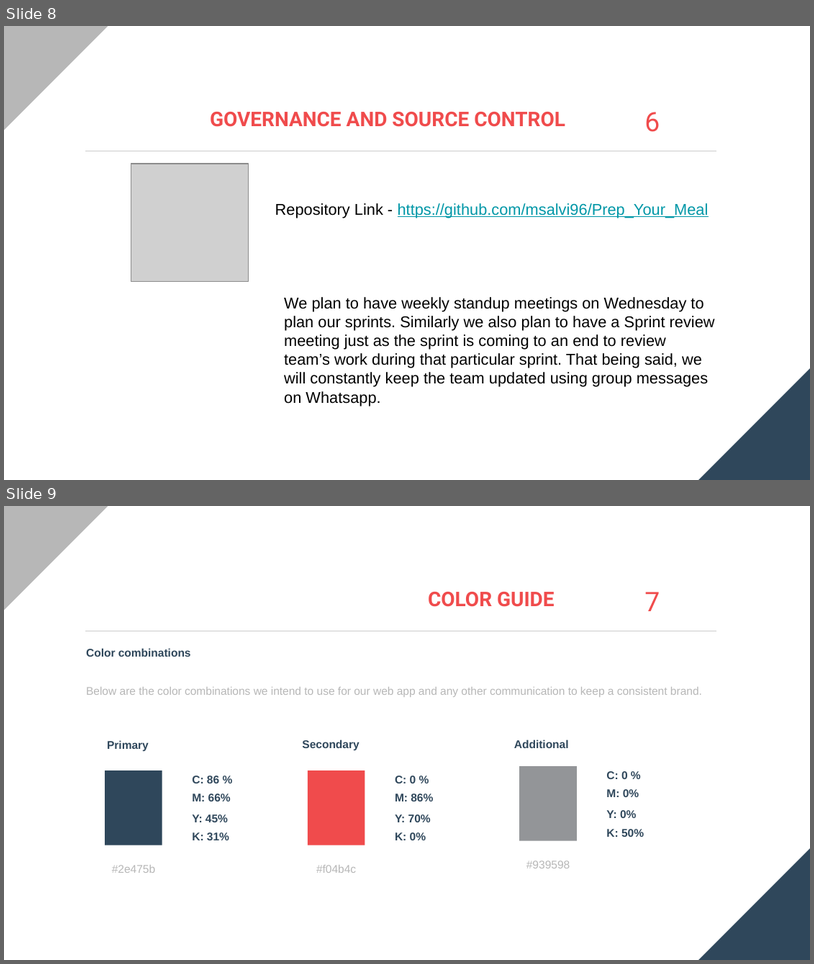
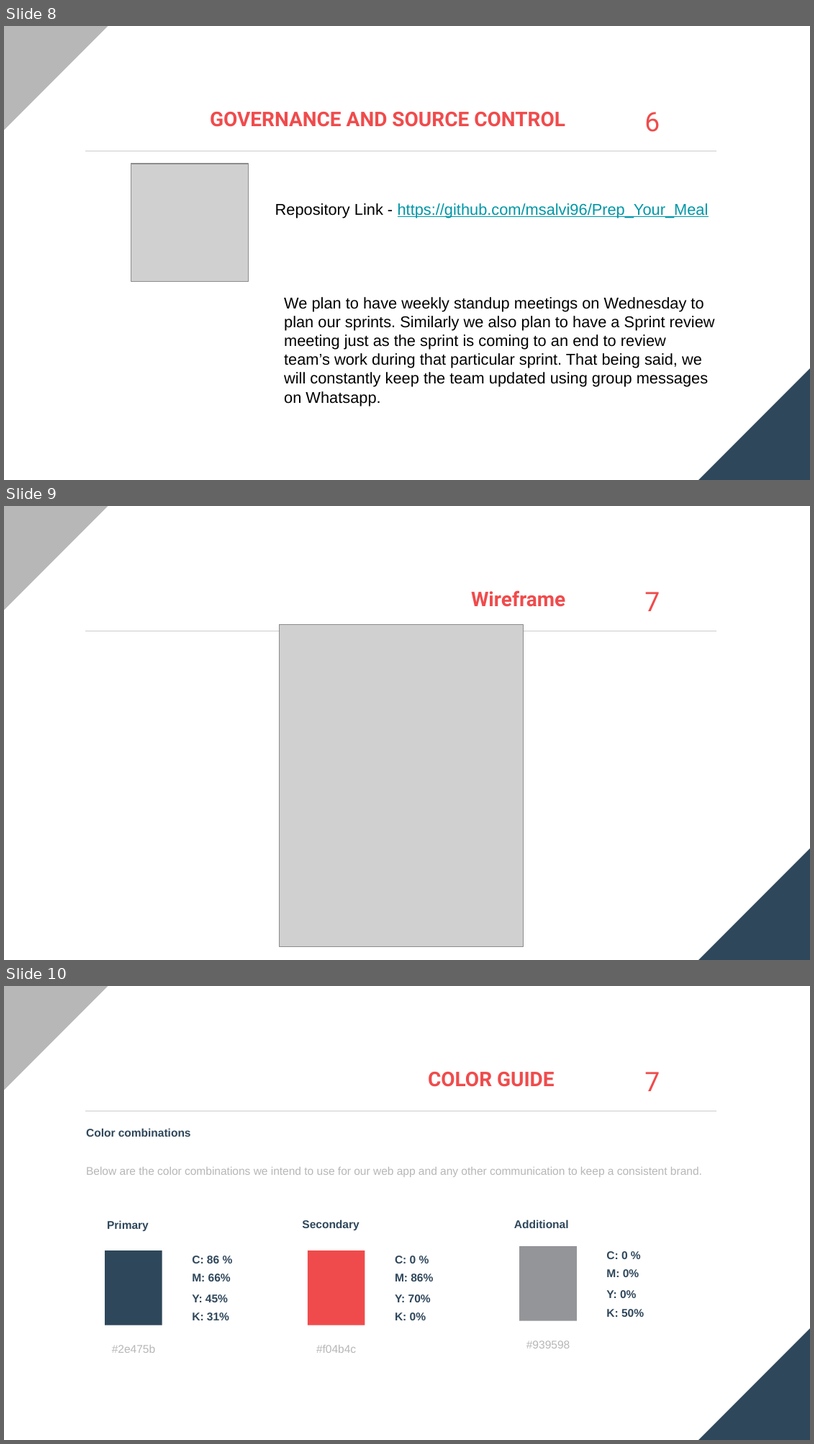
Before and after one commit to Tanvi-412/Prep_Your_Meal, a slide deck: documentation/ArchitectureDesign.pptx. Shown one above the other, each under a label of ours: slides 8 and 9 before the commit, slides 8, 9 and 10 after it. The pictures are 814x964 and 814x1444 pixels, drawn with LibreOffice and Linux fonts; fonts in the diff are those of the drawing; grey boxes stand for pictures. Boxes give left, top, right and bottom in pixels: in the first picture for what was removed or moved away, otherwise in the second. Text is boxed around its words. In the diff, an @@ line names an element or a change of style, - is before the commit and + after.

```diff
--- a/documentation/ArchitectureDesign.pptx
+++ b/documentation/ArchitectureDesign.pptx
@@ slide 9 added at [4,506,810,960], background #FFFFFF @@
@@ right triangle added at [4,506,108,610], fill #B7B7B7 @@
@@ text added at [665,543,709,631], 60 pt, text #FFFFFF @@
+A
@@ text added at [471,590,566,607], 18 pt, text #F04B4C, bold @@
+Wireframe
@@ text added at [645,592,660,611], 24 pt, text #F04B4C @@
+7
@@ line added from (717, 631) to (85, 631), #CCCCCC 0.75 pt @@
@@ picture added at [279,625,523,947] @@
@@ right triangle added at [699,848,810,959], fill #2F475B @@
@@ what was slide 9 is now slide 10 @@
```
Also in this commit, not shown: 2 slides changed, 3 other slides added.
